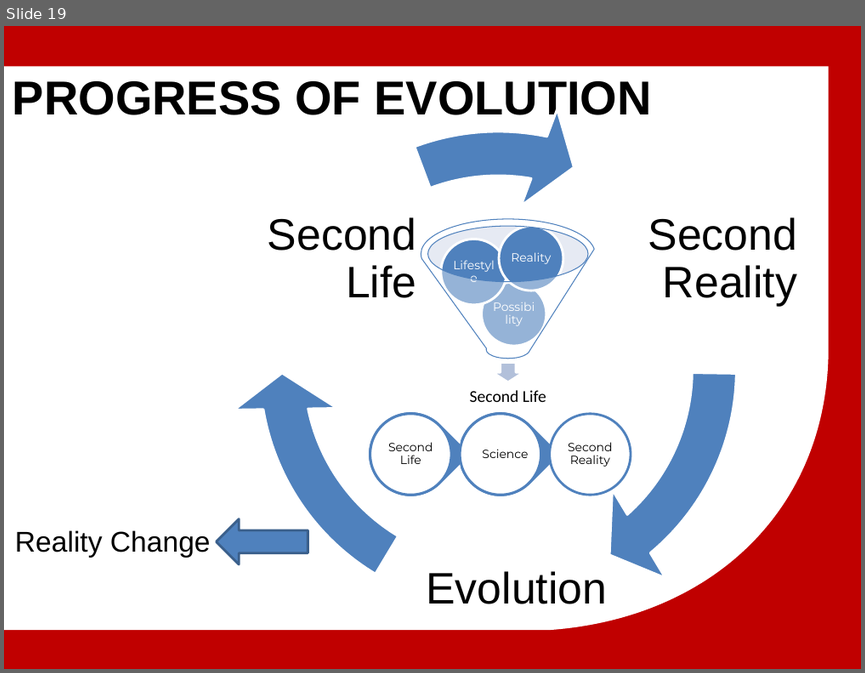
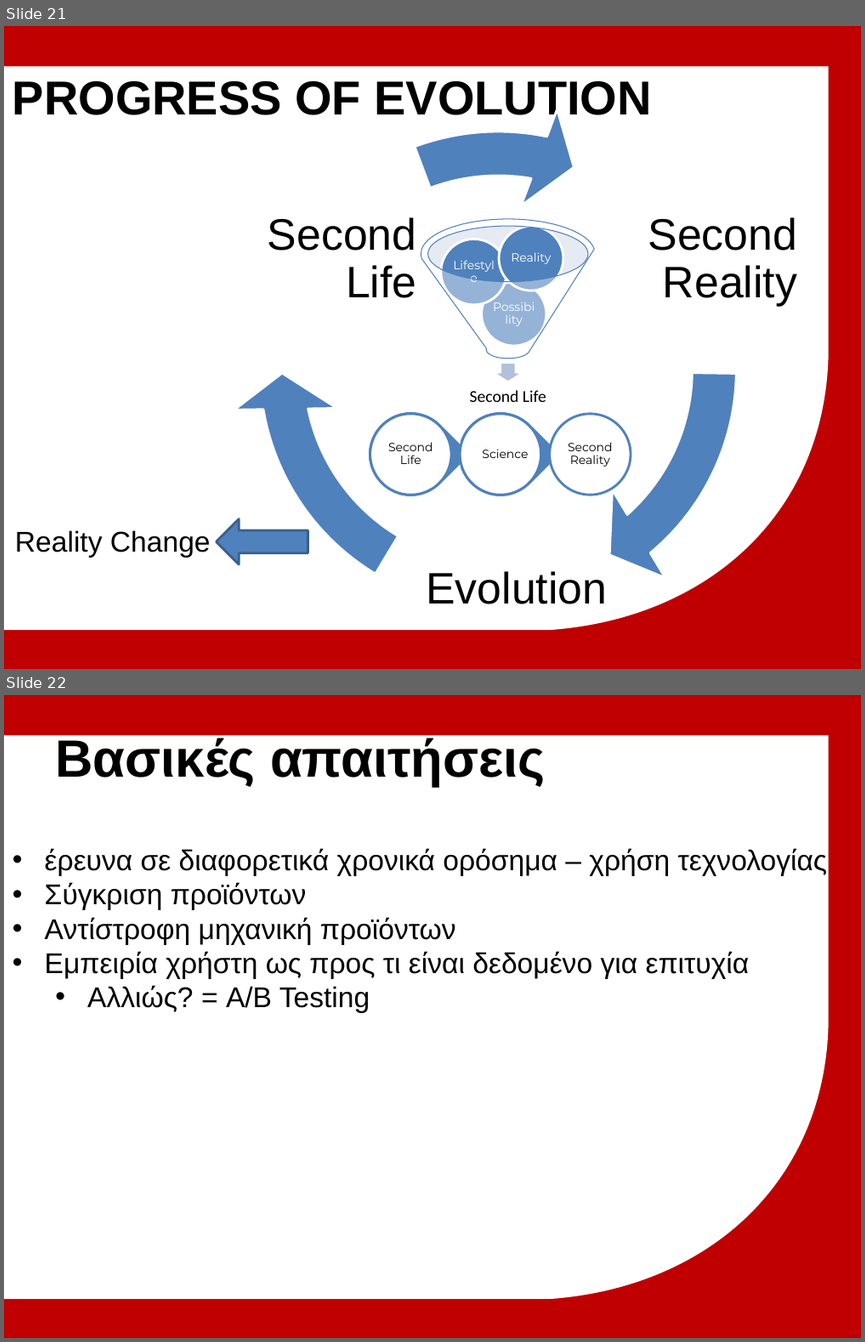
Before and after one commit to michailmarkou1995/BSc-Computer-Science-Projects, a slide deck: MENTAL WEALTH PROFESSIONAL LIFE 3 (PROJECT) (CN6000)/Research_Thesis_Main/Μητροπολιτικό Κολλέγιο_ΣΕΚΦ[Μιχαηλ Μαρκου] Advanced multiplayer game mechanics.pptx. Shown one above the other, each under a label of ours: slide 19 before the commit, slides 21 and 22 after it. The pictures are 865x673 and 865x1342 pixels, drawn with LibreOffice and Linux fonts; fonts in the diff are those of the drawing; background and template pictures are left out. Boxes give left, top, right and bottom in pixels: in the first picture for what was removed or moved away, otherwise in the second. Text is boxed around its words. In the diff, an @@ line names an element or a change of style, - is before the commit and + after.

```diff
--- a/MENTAL WEALTH PROFESSIONAL LIFE 3 (PROJECT) (CN6000)/Research_Thesis_Main/Μητροπολιτικό Κολλέγιο_ΣΕΚΦ[Μιχαηλ Μαρκου] Advanced multiplayer game mechanics.pptx
+++ b/MENTAL WEALTH PROFESSIONAL LIFE 3 (PROJECT) (CN6000)/Research_Thesis_Main/Μητροπολιτικό Κολλέγιο_ΣΕΚΦ[Μιχαηλ Μαρκου] Advanced multiplayer game mechanics.pptx
@@ slide 22 added at (4, 695, 861, 1338), background #C00000; not listed: 1 template element that a slide beside it also shows @@
@@ title added at (55, 735, 545, 787), 44 pt, text #000000, bold @@
+Βασικές απαιτήσεις
@@ text added at (45, 848, 828, 1013), 24 pt, text #000000 @@
+• έρευνα σε διαφορετικά χρονικά ορόσημα – χρήση τεχνολογίας
+• Σύγκριση προϊόντων
+• Αντίστροφη μηχανική προϊόντων
+• Εμπειρία χρήστη ως προς τι είναι δεδομένο για επιτυχία
+  • Αλλιώς? = A/B Testing
@@ what was slide 19 is now slide 21 @@
```
Also in this commit, not shown: 3 slides changed, 10 other slides added, 2 slides removed.
